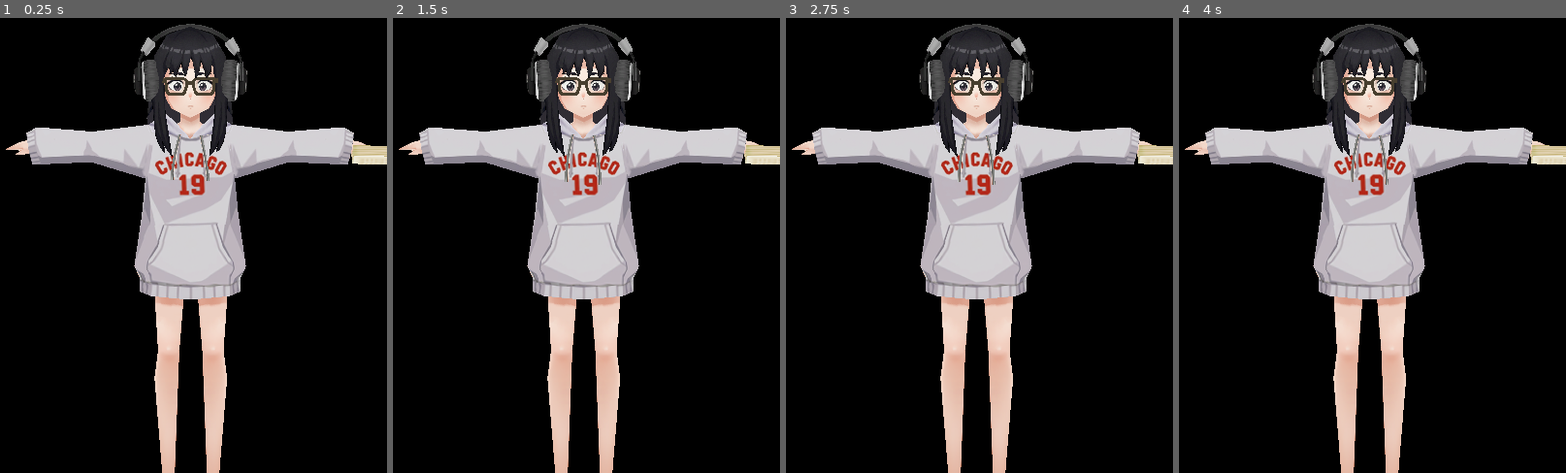
Above: before the commit, frames 1-4 (left to right).
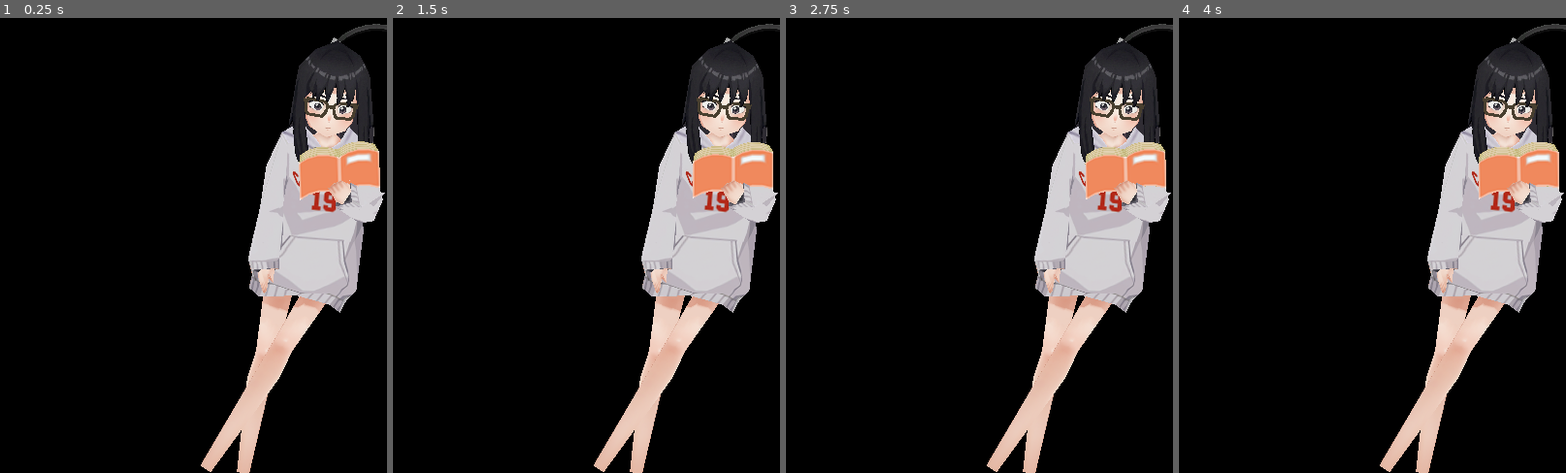
Above: after the commit, the same moments.

Repository: Galaxxxy60/FocusPals-Hackathon
Game: Godot game, scene res://main.tscn
Two runs of this game, one before a commit and one after it. Both use one fixed random seed, a clock stepped at 60 frames per second and the inputs below.
Inputs (mouse positions are in pixels of both pictures, inside the frame that each line leads up to):
- Up to frame 1 (0.25 s): no input
- Up to frame 2 (1.5 s): tap Enter at 0.5 s; move the mouse to (671, 204) at 0.52 s; click (671, 204) at 0.67 s; move the mouse to (509, 254) at 1.27 s; click (509, 254) at 1.42 s
- Up to frame 3 (2.75 s): tap Space at 2 s; move the mouse to (1018, 122) at 2.02 s; click (1018, 122) at 2.17 s
- Up to frame 4 (4 s): tap Enter at 2.75 s; move the mouse to (1353, 327) at 2.77 s; click (1353, 327) at 2.92 s; tap Space at 3.5 s; move the mouse to (1488, 304) at 3.52 s; click (1488, 304) at 3.67 s

The runs differ from the first frame. In frame 1, 39% of the frame differs, in the area x 1-100%, y 1-100%; in frame 2, 39%; in frame 3, 39%; in frame 4, 39%.

Commit message:
fix: expression system + conversation UX improvements
- Fix calm mood eyes: E0 (neutral) instead of E4 (happy) - no more permanent ^^^ eyes
- Fix blink system: restore correct pupil hide after blink (was forcing visible)
- Fix response latency: measure from first word, not last voice chunk
- Add conversation state logs: user speaking, thinking, Tama speaking, done
- Add transcription logs: proof Google heard user (input) + what Tama said (output)
- Increase conversation silence timeout: 20s -> 30s

Diff:
--- a/godot/main.gd
+++ b/godot/main.gd
@@ -19,15 +19,14 @@
 var session_duration_secs: int = 3000  # 50 min default
 
 # ─── Animation State Machine ──────────────────────────────
-# Intro:  HIDDEN → PEEKING → HELLO (loop) → LEAVING → HIDDEN
-# Normal: HIDDEN → PEEKING → ACTIVE (Suspicious/Angry loop) → LEAVING → HIDDEN
-#         ou:      PEEKING → STRIKING (Strike once, freeze)
-# Conversation: HIDDEN → PEEKING → HELLO (loop, waiting) → LEAVING → HIDDEN
-enum Phase { HIDDEN, PEEKING, HELLO, ACTIVE, STRIKING, LEAVING }
-var phase: int = Phase.HIDDEN
-var intro_done: bool = false
+# Tama is ALWAYS visible. At rest she loops Idle_wall (on the wall).
+# ON_WALL (Idle_wall loop) → TRANSITION_OFF (OffTheWall forward) → ACTIVE (Suspicious/Angry/Idle)
+# ACTIVE → TRANSITION_ON (OffTheWall reverse) → ON_WALL (Idle_wall loop)
+# STRIKING: Strike_Base → Strike_Dab → freeze
+enum Phase { ON_WALL, TRANSITION_OFF, ACTIVE, STRIKING, TRANSITION_ON }
+var phase: int = Phase.ON_WALL
+var _started: bool = false  # True after first Idle_wall is played
 var conversation_active: bool = false  # True during casual chat (no deep work)
-var _on_wall: bool = false              # True when Tama is leaning on the wall (Idle_wall)
 var current_anim: String = ""
 var _anim_player: AnimationPlayer = null
 var _prev_suspicion_tier: int = -1
@@ -109,7 +108,7 @@
 
 # Mood → expression mapping
 const MOOD_EYES = {
-	"calm": "E4", "curious": "E0", "amused": "E4", "proud": "E4",
+	"calm": "E0", "curious": "E0", "amused": "E4", "proud": "E7",
 	"suspicious": "E7", "disappointed": "E7", "sarcastic": "E7",
 	"annoyed": "E5", "angry": "E5", "furious": "E8",
 }
@@ -220,7 +219,16 @@
 	call_deferred("_setup_gaze")
 	call_deferred("_setup_gaze_debug")
 	call_deferred("_setup_spring_bones_module")
+	# Start in Idle_wall — Tama is always visible
+	call_deferred("_start_idle_wall")
 	print("🥷 FocusPals Godot — En attente de connexion...")
+
+func _start_idle_wall() -> void:
+	_ensure_anim_player()
+	_play("Idle_wall", true)
+	phase = Phase.ON_WALL
+	_started = true
+	print("🧱 Tama démarre en Idle_wall")
 
 func _setup_radial_menu() -> void:
 	radial_menu = CanvasLayer.new()
@@ -420,24 +428,21 @@
 			session_active = true
 			conversation_active = false  # Session overrides conversation
 			print("🚀 Session Deep Work lancée !")
-			_play("Peek", false)
-			phase = Phase.PEEKING
+			# Tama is already on wall — session just enables suspicion tracking
 		return
 	elif command == "START_CONVERSATION":
 		if not session_active and not conversation_active:
 			conversation_active = true
-			print("💬 Mode conversation — Tama arrive !")
-			_on_wall = true  # Will be on the wall until speech starts
-			_play("Peek", false)
-			phase = Phase.PEEKING
+			print("💬 Mode conversation — Tama est déjà sur le mur")
+			# She stays on wall until speech starts (VISEME triggers OffTheWall)
 		return
 	elif command == "END_CONVERSATION":
 		if conversation_active:
 			conversation_active = false
-			print("💬 Fin de conversation — Tama repart.")
-			if phase != Phase.HIDDEN:
-				_play("bye", false)
-				phase = Phase.LEAVING
+			print("💬 Fin de conversation — Tama retourne au mur")
+			if phase == Phase.ACTIVE:
+				_play_reverse("OffThewall")
+				phase = Phase.TRANSITION_ON
 		return
 	elif command == "SHOW_RADIAL":
 		# If settings panel is open, close it first then open radial
@@ -475,10 +480,9 @@
 		# Instant local reaction — Tama acknowledges user before Gemini responds
 		if conversation_active:
 			# If still on wall, get off first
-			if _on_wall and phase == Phase.HELLO:
-				_on_wall = false
+			if phase == Phase.ON_WALL:
 				_play("OffThewall", false)
-				phase = Phase.ACTIVE
+				phase = Phase.TRANSITION_OFF
 				print("🧑 OffThewall: user parle, Tama se lève")
 			_on_user_speaking_ack()
 		return
@@ -507,28 +511,29 @@
 		var loop = data.get("loop", false)
 		_last_anim_command_time = Time.get_unix_time_from_system()
 		print("🎬 [ANIM CMD] " + anim_name + (" (loop)" if loop else ""))
-		if anim_name == "bye":
-			if phase != Phase.HIDDEN:
-				_play("bye", false)
-				phase = Phase.LEAVING
-		elif anim_name == "Peek":
-			if phase == Phase.HIDDEN:
-				_play("Peek", false)
-				phase = Phase.PEEKING
+		if anim_name == "Idle_wall":
+			# Go back to wall
+			if phase == Phase.ACTIVE:
+				_play_reverse("OffThewall")
+				phase = Phase.TRANSITION_ON
+			else:
+				_play("Idle_wall", true)
+				phase = Phase.ON_WALL
+		elif anim_name in ["Strike", "Strike_Base"]:
+			if phase == Phase.ON_WALL:
+				_play("OffThewall", false)
+				phase = Phase.TRANSITION_OFF
+			else:
+				_play("Strike_Base", false)
+				phase = Phase.STRIKING
 		else:
-			# Suspicious, Angry, Strike, Hello — play directly
-			if phase == Phase.HIDDEN:
-				# Need to peek first, then the animation will be chosen in _on_animation_finished
-				_prev_suspicion_tier = _get_tier()  # Sync tier so peek leads to right anim
-				_play("Peek", false)
-				phase = Phase.PEEKING
+			# Suspicious, Angry, Idle — if on wall, transition first
+			if phase == Phase.ON_WALL:
+				_play("OffThewall", false)
+				phase = Phase.TRANSITION_OFF
 			else:
-				if anim_name == "Strike":
-					_play("Strike", false)
-					phase = Phase.STRIKING
-				else:
-					_play(anim_name, loop)
-					phase = Phase.ACTIVE
+				_play(anim_name, loop)
+				phase = Phase.ACTIVE
 		return
 	elif command == "TAMA_MOOD":
 		var mood_name = data.get("mood", "calm")
@@ -553,10 +558,9 @@
 		# Track Tama speech
 		if shape != "REST":
 			# If on wall and speech starts → transition off the wall
-			if conversation_active and _on_wall and phase == Phase.HELLO:
-				_on_wall = false
+			if conversation_active and phase == Phase.ON_WALL:
 				_play("OffThewall", false)
-				phase = Phase.ACTIVE
+				phase = Phase.TRANSITION_OFF
 				print("🧑 OffThewall: Tama se lève pour parler")
 			if not _is_speaking and conversation_active:
 				set_gaze(GazeTarget.USER, 5.0)  # Look at user while talking
@@ -620,11 +624,6 @@
 	session_elapsed_secs = data.get("session_elapsed_secs", 0)
 	session_duration_secs = data.get("session_duration_secs", 3000)
 
-	# Pendant l'intro : dès qu'on reçoit les premières données de l'agent,
-	# Tama dit bye et repart se cacher (elle a fini son coucou).
-	if not intro_done and phase == Phase.HELLO:
-		_play("bye", false)
-		phase = Phase.LEAVING
 
 # ─── Suspicion Tiers ──────────────────────────────────────
 func _get_tier() -> int:
@@ -637,10 +636,8 @@
 func _update_suspicion_anim() -> void:
 	if not session_active:
 		return
-	if not intro_done:
-		return
-	# Ne pas interférer pendant un Peek ou un Bye en cours
-	if phase == Phase.PEEKING or phase == Phase.LEAVING:
+	# Don't interrupt transitions
+	if phase == Phase.TRANSITION_OFF or phase == Phase.TRANSITION_ON:
 		return
 
 	var tier := _get_tier()
@@ -649,78 +646,68 @@
 	_prev_suspicion_tier = tier
 
 	match tier:
-		0: # Calme → elle part
-			if phase != Phase.HIDDEN:
-				_play("bye", false)
-				phase = Phase.LEAVING
+		0: # Calme → retour au mur
+			if phase == Phase.ACTIVE:
+				_play_reverse("OffThewall")
+				phase = Phase.TRANSITION_ON
+			elif phase == Phase.STRIKING:
+				_play_reverse("OffThewall")
+				phase = Phase.TRANSITION_ON
 		1: # Suspecte
-			if phase == Phase.HIDDEN:
-				_play("Peek", false)
-				phase = Phase.PEEKING  # → _on_animation_finished choisira Suspicious
-			else:
+			if phase == Phase.ON_WALL:
+				_play("OffThewall", false)
+				phase = Phase.TRANSITION_OFF
+			elif phase == Phase.ACTIVE:
 				_play("Suspicious", true)
-				phase = Phase.ACTIVE
 		2: # En colère
-			if phase == Phase.HIDDEN:
-				_play("Peek", false)
-				phase = Phase.PEEKING
-			else:
+			if phase == Phase.ON_WALL:
+				_play("OffThewall", false)
+				phase = Phase.TRANSITION_OFF
+			elif phase == Phase.ACTIVE:
 				_play("Angry", true)
-				phase = Phase.ACTIVE
 		3: # Strike !
-			if phase == Phase.HIDDEN:
-				_play("Peek", false)
-				phase = Phase.PEEKING
-			else:
-				_play("Strike", false)
+			if phase == Phase.ON_WALL:
+				_play("OffThewall", false)
+				phase = Phase.TRANSITION_OFF
+			elif phase == Phase.ACTIVE:
+				_play("Strike_Base", false)
 				phase = Phase.STRIKING
 
 # ─── Callback quand une anim "play once" se termine ──────
 func _on_animation_finished(_anim_name: StringName) -> void:
 	match phase:
-		Phase.PEEKING:
-			if conversation_active:
-				# Conversation: Peek terminé → Idle_wall loop (elle attend la discussion)
-				_on_wall = true
-				_play("Idle_wall", true)
-				phase = Phase.HELLO
-			elif not intro_done:
-				# Intro : Peek terminé → Idle_wall (loop tant qu'on attend les données)
-				_play("Idle_wall", true)
-				phase = Phase.HELLO
+		Phase.TRANSITION_OFF:
+			# OffTheWall terminé → choisir l'anim selon suspicion
+			var tier := _get_tier()
+			if tier >= 3:
+				_play("Strike_Base", false)
+				phase = Phase.STRIKING
+			elif tier >= 2:
+				_play("Angry", true)
+				phase = Phase.ACTIVE
+			elif tier >= 1:
+				_play("Suspicious", true)
+				phase = Phase.ACTIVE
 			else:
-				# Normal : Peek terminé → animation selon la suspicion actuelle
-				var tier := _get_tier()
-				if tier >= 3:
-					_play("Strike", false)
-					phase = Phase.STRIKING
-				elif tier >= 2:
-					_play("Angry", true)
-					phase = Phase.ACTIVE
-				elif tier >= 1:
-					_play("Suspicious", true)
-					phase = Phase.ACTIVE
-				else:
-					# La suspicion est retombée pendant le peek → bye direct
-					_play("bye", false)
-					phase = Phase.LEAVING
-		Phase.LEAVING:
-			phase = Phase.HIDDEN
-			if conversation_active:
-				conversation_active = false
-				print("💬 Conversation terminée — Tama se cache.")
-			elif not intro_done:
-				intro_done = true
-				print("👋 Intro terminée — Tama se cache.")
-			else:
-				print("👋 Tama se cache.")
+				# Conversation mode or suspicion dropped during transition
+				_play("Idle", true)
+				phase = Phase.ACTIVE
+		Phase.TRANSITION_ON:
+			# OffTheWall reverse terminé → Idle_wall
+			_play("Idle_wall", true)
+			phase = Phase.ON_WALL
+			print("🧱 Retour au mur — Idle_wall")
 		Phase.ACTIVE:
 			# OffThewall just finished → chain into Idle loop
-			if conversation_active and not _on_wall:
+			if conversation_active:
 				_play("Idle", true)
 				print("🧑 Idle: conversation en cours")
 		Phase.STRIKING:
-			pass  # Freeze sur la dernière frame — elle reste figée menaçante
+			# Strike_Base terminé → enchaîner avec Strike_Dab
+			if "strike_base" in String(_anim_name).to_lower():
+				_play("Strike_Dab", false)
+			else:
+				pass  # Strike_Dab terminé → freeze sur la dernière frame
 
 # ─── Jouer une animation ─────────────────────────────────
 func _play(anim_name: String, loop: bool) -> void:
@@ -740,6 +727,24 @@
 	_anim_player.play(real_name, 0.2)
 	_anim_player.speed_scale = 1.0
 
+# ─── Jouer une animation en reverse ──────────────────────
+func _play_reverse(anim_name: String) -> void:
+	_ensure_anim_player()
+	if _anim_player == null:
+		return
+	var anims := _anim_player.get_animation_list()
+	var real_name := _find_best_anim(anims, [anim_name])
+	if real_name == "":
+		push_warning("⚠️ Animation introuvable (reverse): " + anim_name)
+		return
+	current_anim = real_name
+	var anim := _anim_player.get_animation(real_name)
+	if anim:
+		anim.loop_mode = Animation.LOOP_NONE
+	# Play from end → start (negative speed)
+	_anim_player.play(real_name, 0.2, -1.0, true)
+	print("⏪ Playing reverse: " + real_name)
+
 # ─── Utilitaires ─────────────────────────────────────────
 func _ensure_anim_player() -> void:
 	if _anim_player != null:
@@ -752,10 +757,18 @@
 		_anim_player.animation_finished.connect(_on_animation_finished)
 
 func _find_best_anim(available_anims: Array[StringName], priorities: Array) -> String:
+	# Pass 1: exact match (case-insensitive)
 	for p in priorities:
 		var p_lower := String(p).to_lower()
 		for a in available_anims:
 			if String(a).to_lower() == p_lower:
+				return String(a)
+	# Pass 2: substring match — handles GLB names like "F Strike_Base"
+	for p in priorities:
+		var p_lower := String(p).to_lower()
+		for a in available_anims:
+			var a_lower := String(a).to_lower()
+			if a_lower != "eeee" and p_lower in a_lower:
 				return String(a)
 	return ""
 
@@ -992,7 +1005,9 @@
 				_apply_eye_offset("E6")  # Semi-closed (opening)
 			elif _blink_phase == 3:
 				_blink_phase = 0
-				_set_pupils_visible(true)  # Show pupils
+				# Restore pupil hide to match current expression (not always visible!)
+				var hide_val: float = PUPIL_HIDE_AMOUNT.get(_current_eye_slot, 0.0)
+				_set_pupil_hide(hide_val)
 				_apply_eye_offset(_current_eye_slot)  # Back to mood expression
 
 
--- a/godot/main.tscn
+++ b/godot/main.tscn
@@ -35,19 +35,19 @@
 script = ExtResource("1_script")
 
 [node name="Tama" parent="." unique_id=1006748452 instance=ExtResource("2_h2yge")]
-transform = Transform3D(1, 0, 0, 0, 1, 0, 0, 0, 1, -0.044795275, 1.1920929e-07, -0.109035015)
+transform = Transform3D(1, 0, 0, 0, 1, 0, 0, 0, 1, 0.4677993, 1.1920929e-07, -0.109035015)
 
-[node name="Geo_Body_004" parent="Tama/Armature/Skeleton3D" parent_id_path=PackedInt32Array(1006748452, 958645065) index="0" unique_id=36380577]
+[node name="Geo_Body_004" parent="Tama/Armature/Skeleton3D" parent_id_path=PackedInt32Array(1006748452, 1715233788) index="0" unique_id=466829972]
 surface_material_override/0 = SubResource("StandardMaterial3D_0xm2m")
 surface_material_override/1 = SubResource("StandardMaterial3D_h2yge")
 surface_material_override/2 = SubResource("StandardMaterial3D_1bvp3")
 surface_material_override/3 = SubResource("StandardMaterial3D_lquwl")
 surface_material_override/4 = SubResource("StandardMaterial3D_7mycd")
 
-[node name="HeadPhones" parent="Tama/Armature/Skeleton3D" parent_id_path=PackedInt32Array(1006748452, 958645065) index="1" unique_id=1360701076 instance=ExtResource("4_1bvp3")]
+[node name="HeadPhones" parent="Tama/Armature/Skeleton3D" parent_id_path=PackedInt32Array(1006748452, 1715233788) index="1" unique_id=1360701076 instance=ExtResource("4_1bvp3")]
 
 [node name="Camera3D" type="Camera3D" parent="." unique_id=1997184296]
-transform = Transform3D(1, 0, 0, 0, 1, 0, 0, 0, 1, -0.03470266, 1.0462117, 2.1872618)
+transform = Transform3D(1, 0, 0, 0, 1, 0, 0, 0, 1, -0.32610798, 1.0462117, 2.1872618)
 projection = 1
 size = 2.095
 
Binary file changed: godot/Tama._ver2.glb
Not shown, changed: agent/config.py
Not shown, changed: agent/gemini_session.py
